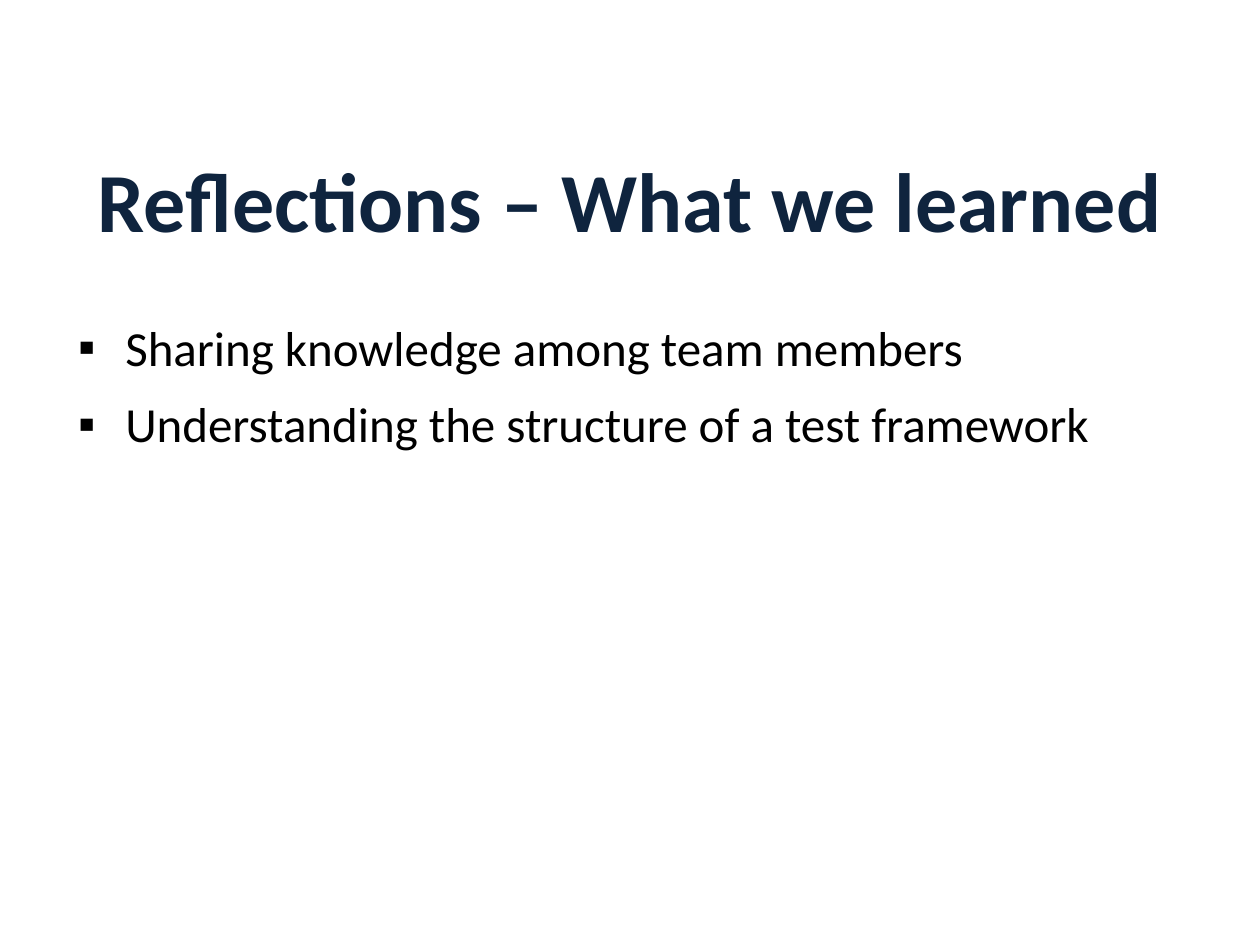
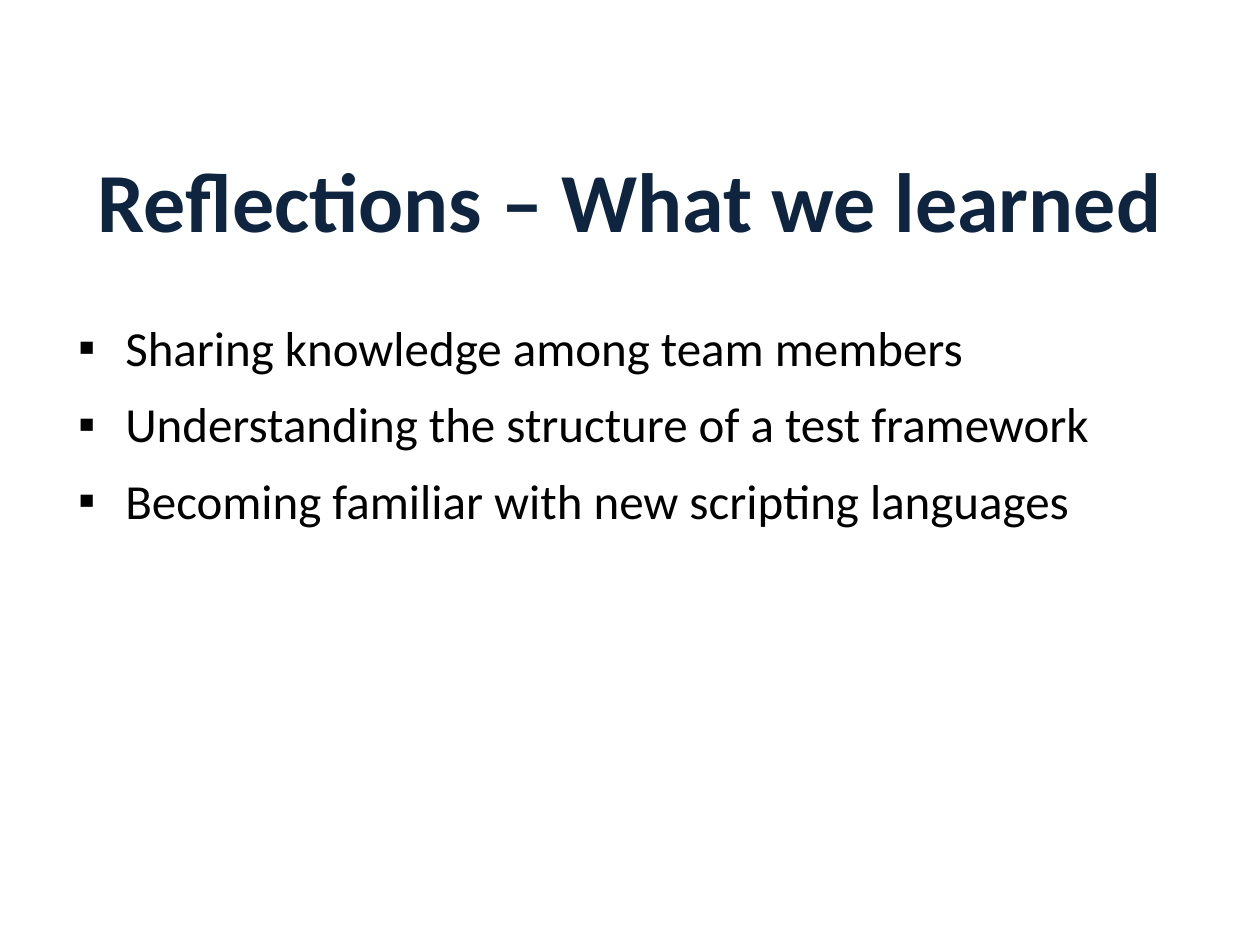
Before and after one commit to CSCI-362-03-2015/TrottingGiraffes, a slide deck: slide 18 of TrottingGiraffes_Presentation.pptx. Drawn at 1260x945 pixels with LibreOffice and Linux fonts; fonts in the diff are those of the drawing; background and template pictures are left out. Boxes give left, top, right and bottom in pixels: in the first picture for what was removed or moved away, otherwise in the second. Text is boxed around its words. In the diff, an @@ line names an element or a change of style, - is before the commit and + after.

```diff
--- a/TrottingGiraffes_Presentation.pptx
+++ b/TrottingGiraffes_Presentation.pptx
@@ text at bbox=[125, 485, 1069, 528]: paragraph added @@
+▪ Becoming familiar with new scripting languages
```
Also in this commit, not shown: 2 other slides changed, 1 slide added, 2 slides removed, 4 other files.
